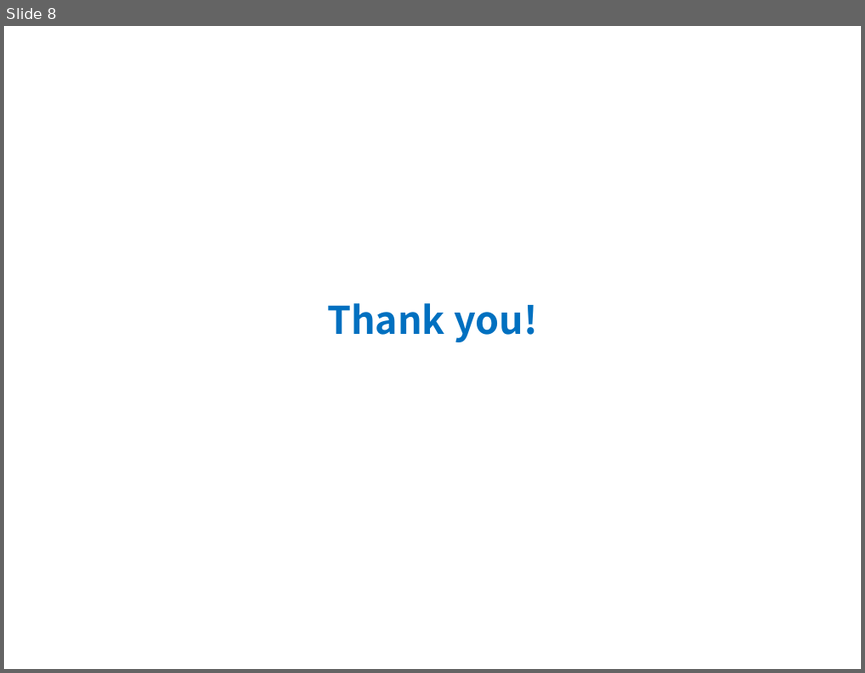
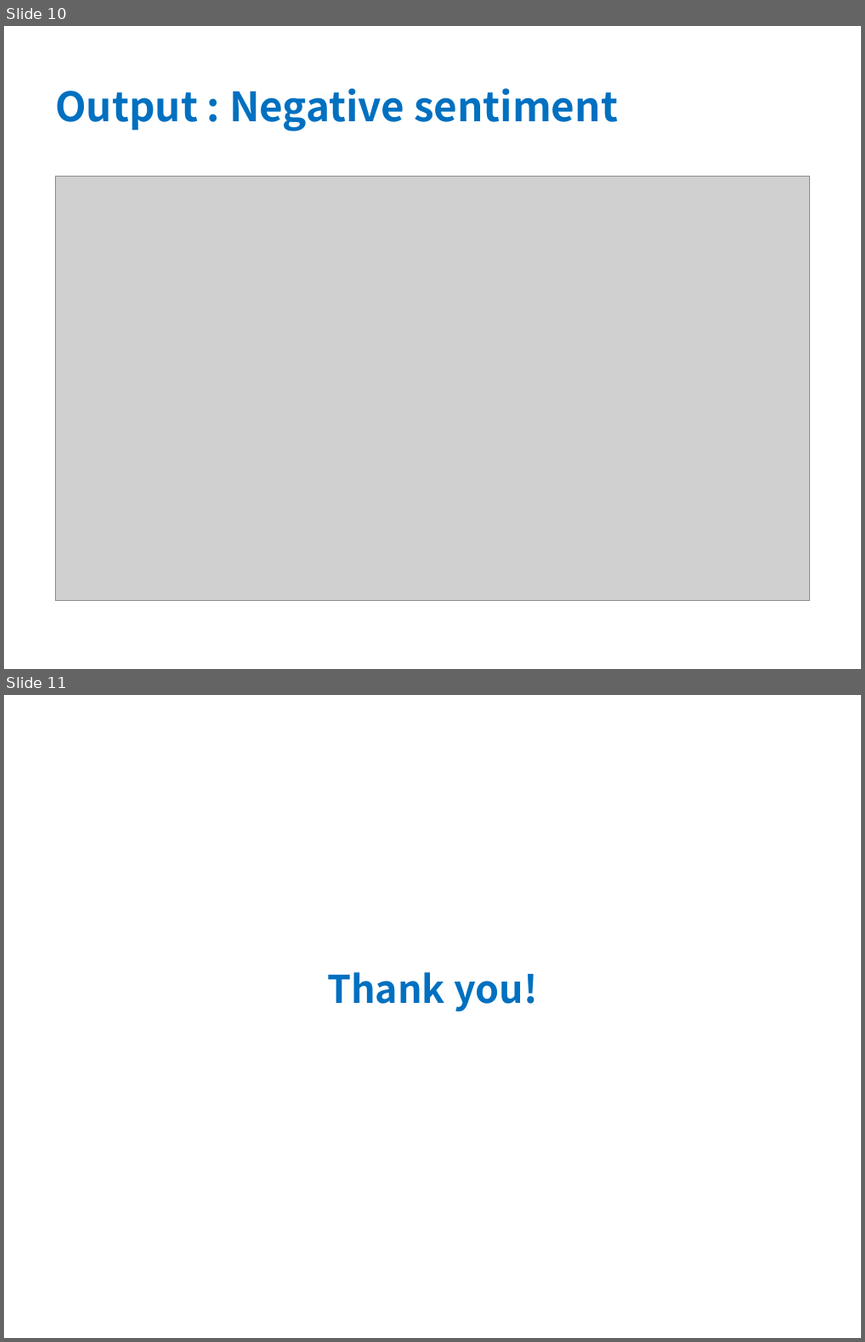
Before and after one commit to sagarparker/RedditSentimentAnalysis, a slide deck: RedditPostSentimentAnalysis.ppt. Shown one above the other, each under a label of ours: slide 8 before the commit, slides 10 and 11 after it. The pictures are 865x673 and 865x1342 pixels, drawn with LibreOffice and Linux fonts; fonts in the diff are those of the drawing; grey boxes stand for pictures. Boxes give left, top, right and bottom in pixels: in the first picture for what was removed or moved away, otherwise in the second. Text is boxed around its words. In the diff, an @@ line names an element or a change of style, - is before the commit and + after.

Commit message:
Update to the PDF

```diff
--- a/RedditPostSentimentAnalysis.ppt
+++ b/RedditPostSentimentAnalysis.ppt
@@ slide 10 added at box(4, 26, 861, 669), background #FFFFFF @@
@@ title added at box(55, 88, 618, 131), 34 pt, text #0070C0, bold @@
+Output : Negative sentiment
@@ picture added at box(55, 176, 810, 600) @@
@@ what was slide 8 is now slide 11 @@
```
Also in this commit, not shown: 2 other slides added.
